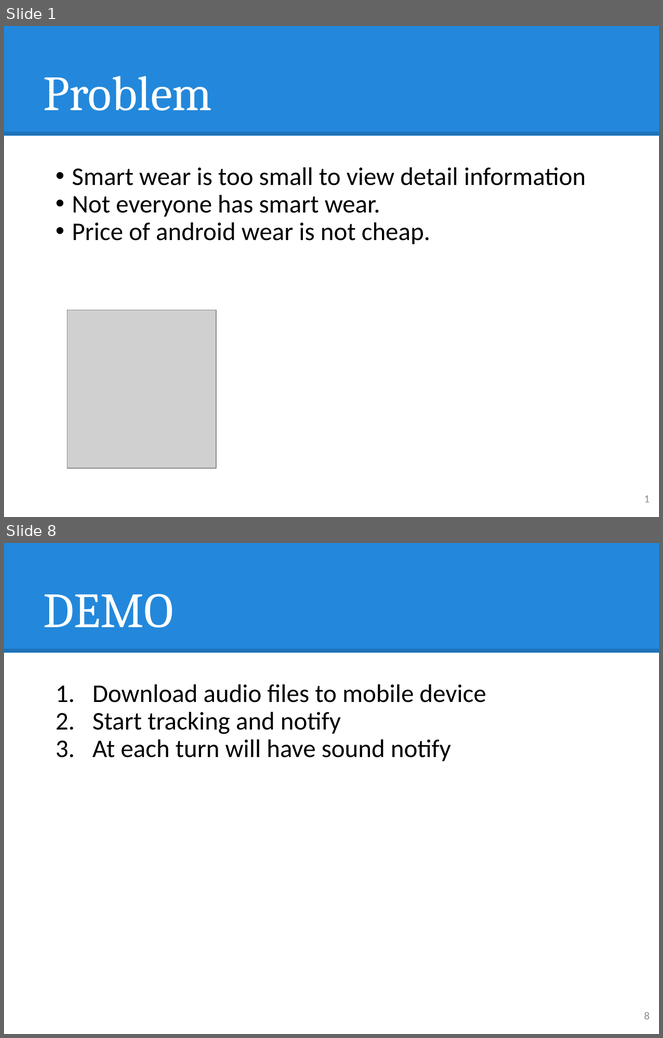
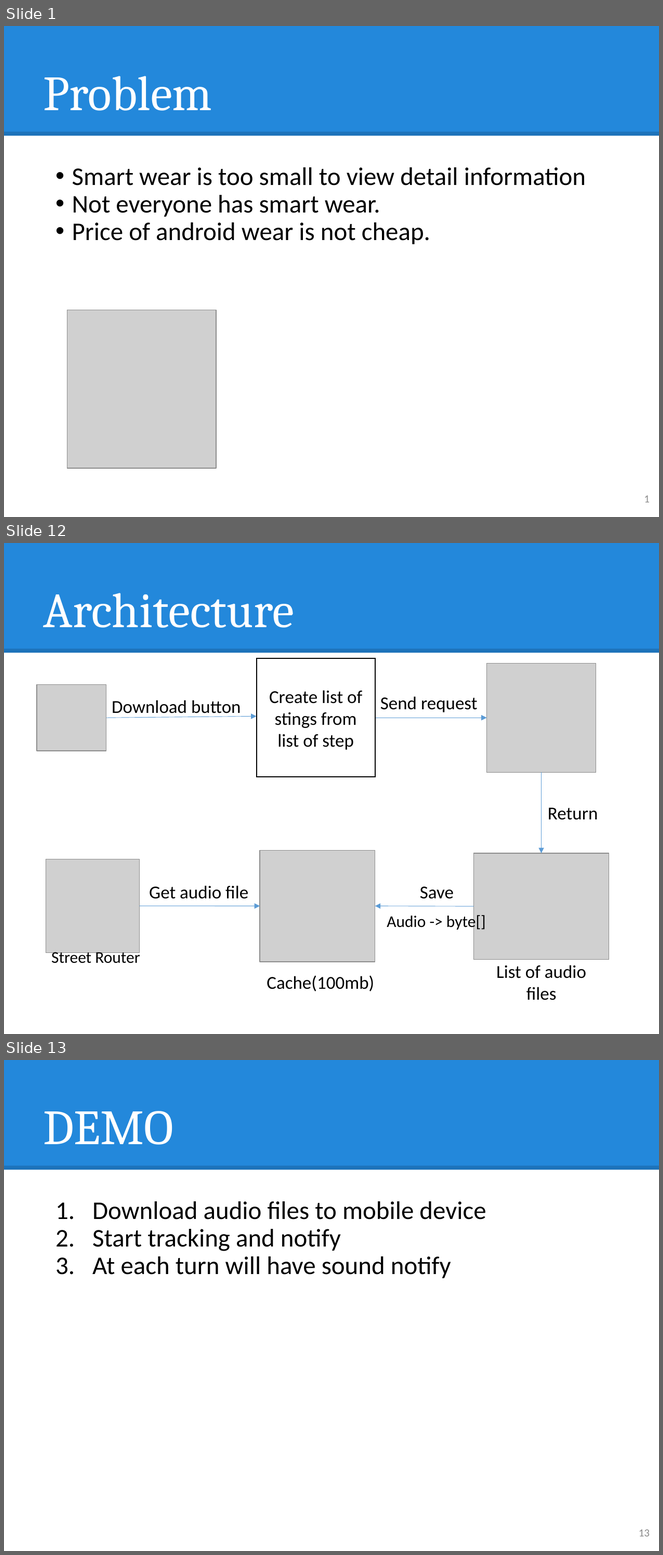
Before and after one commit to hqt/street-router, a slide deck: Document/presentation/nam/voice notify.pptx. Shown one above the other, each under a label of ours: slides 1 and 8 before the commit, slides 1, 12 and 13 after it; the slides between them are not shown. The pictures are 663x1038 and 663x1555 pixels, drawn with LibreOffice and Linux fonts; fonts in the diff are those of the drawing; grey boxes stand for pictures. Boxes give left, top, right and bottom in pixels: in the first picture for what was removed or moved away, otherwise in the second. Text is boxed around its words. In the diff, an @@ line names an element or a change of style, - is before the commit and + after.

```diff
--- a/Document/presentation/nam/voice notify.pptx
+++ b/Document/presentation/nam/voice notify.pptx
@@ slide 12 added at [4,543,659,1034], background #FFFFFF; not listed: 2 template elements that a slide beside it also shows @@
@@ title added at [44,593,294,628], 54 pt, text #FFFFFF @@
+Architecture
@@ rectangle added at [256,658,375,777], outline #000000 1 pt, 20 pt, text #000000 @@
+Create list of stings from list of step
@@ picture added at [487,664,596,773] @@
@@ picture added at [37,684,106,750] @@
@@ text added at [380,696,477,713], 20 pt, text #000000 @@
+Send request
@@ text added at [112,700,241,718], 20 pt, text #000000 @@
+Download button
@@ arrow added from (106, 718) to (256, 717), #5B9BD5 0.5 pt @@
@@ arrow added from (375, 718) to (487, 718), #5B9BD5 0.5 pt @@
@@ arrow added from (541, 772) to (541, 853), #5B9BD5 0.5 pt @@
@@ text added at [548,808,598,820], 20 pt, text #000000 @@
+Return
@@ picture added at [260,850,375,962] @@
@@ picture added at [474,853,609,960] @@
@@ picture added at [46,860,140,953] @@
@@ text added at [149,886,248,899], 20 pt, text #000000 @@
+Get audio file
@@ text added at [420,887,454,899], 20 pt, text #000000 @@
+Save
@@ arrow added from (140, 906) to (260, 906), #5B9BD5 0.5 pt @@
@@ arrow added from (474, 906) to (375, 906), #5B9BD5 0.5 pt @@
@@ text added at [387,913,486,931], 18 pt, text #000000 @@
+Audio -> byte[]
@@ text added at [51,949,140,964], 18 pt, text #000000 @@
+Street Router
@@ text added at [267,976,374,992], 20 pt, text #000000 @@
+Cache(100mb)
@@ text added at [496,965,586,1001], 20 pt, text #000000 @@
+List of audio files
@@ what was slide 8 is now slide 13 @@
@@ page number at [639,1530,650,1537]: text changed @@
-8
+13
```
Also in this commit, not shown: 2 slides changed, 8 other slides added, 4 slides removed, 1 other file.
